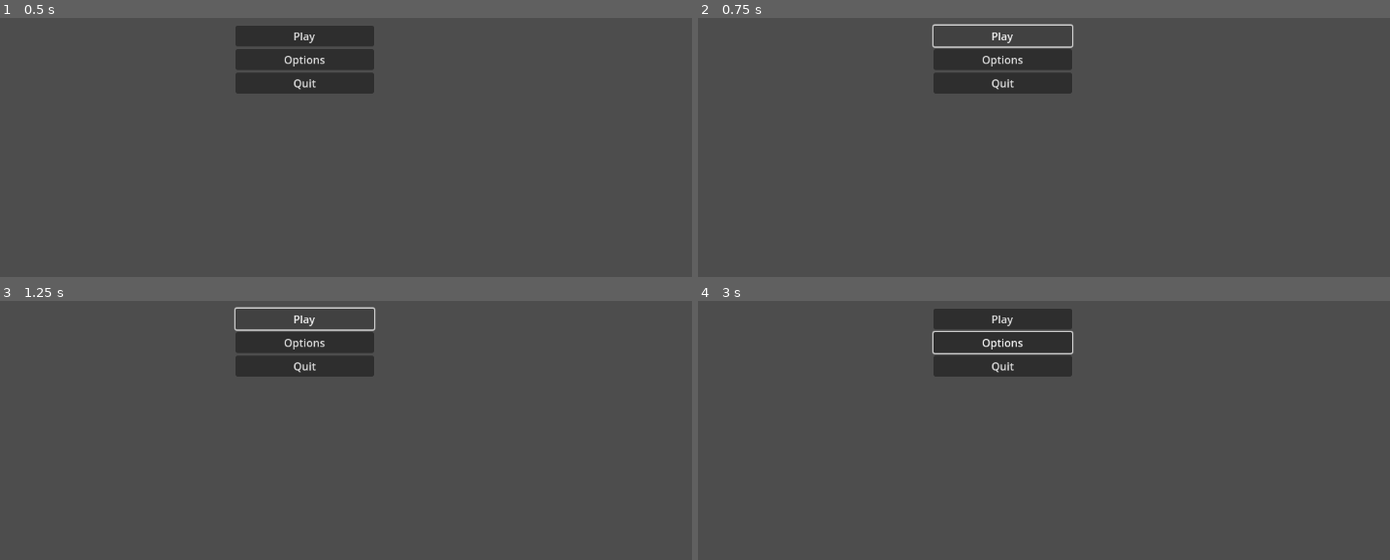
Above: before the commit, frames 1-4 (two rows, left to right).
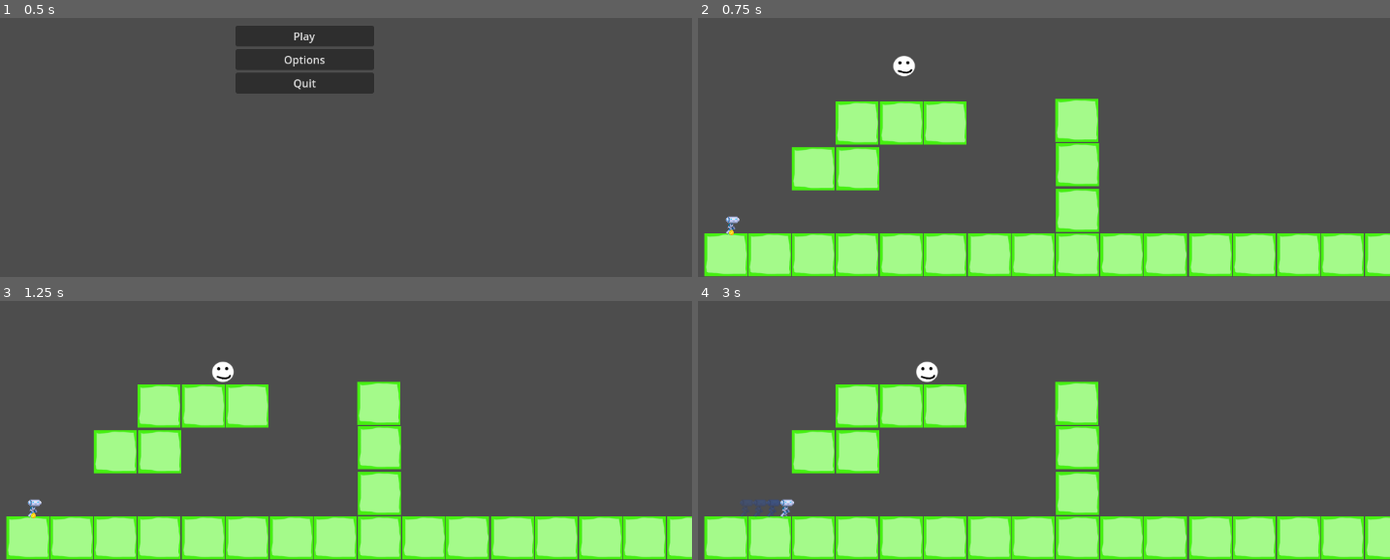
Above: after the commit, the same moments.

Repository: Slabity/LudumDare53
Game: Godot game, scene res://src/scenes/main_scene.tscn
Same seed, same stepped clock (60 frames per second), same inputs: the game is played once before the commit and once after it.
Inputs (mouse positions are in pixels of both pictures, inside the frame that each line leads up to):
- Up to frame 1 (0.5 s): no input
- Up to frame 2 (0.75 s): click "Play" at 0.5 s
- Up to frame 3 (1.25 s): no input
- Up to frame 4 (3 s): click (1002, 319) at 1.25 s, where only the run before the commit has a clickable "Play"; click (1002, 342) at 2 s, where only the run before the commit has a clickable "Options"; move the mouse to (1175, 321) at 2.77 s; hold Right (ui_right) from 2.78 s (still down); tap K (dash) at 2.85 s; click (1175, 321) at 2.92 s

Frame 1 is identical in both runs. In frame 2, 29% of the frame differs, in the area x 0-100%, y 2-100%; in frame 3, 29%; in frame 4, 30%.

Commit message:
Fixed merge conflicts
Fixed the merge conflicts from merging in main. Added a scene change to main level when the start button is pressed.

Diff:
--- a/project.godot
+++ b/project.godot
@@ -13,6 +13,10 @@
 config/name="Ludum Dare 53"
 run/main_scene="res://src/scenes/main_scene.tscn"
 config/features=PackedStringArray("4.0", "Forward Plus")
+
+[editor_plugins]
+
+enabled=PackedStringArray("res://addons/gut/plugin.cfg")
 
 [input]
 
--- a/src/prefabs/enemy.tscn
+++ b/src/prefabs/enemy.tscn
@@ -1,6 +1,6 @@
-[gd_scene load_steps=7 format=3 uid="uid://2to2pbrnshnv"]
+[gd_scene load_steps=7 format=3 uid="uid://cafbwyuj8ejjv"]
 
-[ext_resource type="Script" path="res://src/scene/EnemyScript.gd" id="1_rtfle"]
+[ext_resource type="Script" path="res://src/scenes/EnemyScript.gd" id="1_ngbc5"]
 [ext_resource type="Texture2D" uid="uid://c53wfj2taeg30" path="res://src/sprites/PlaceholderOfSuffering.png" id="2_0wa05"]
 [ext_resource type="Texture2D" uid="uid://bcurr3wnau6e6" path="res://src/sprites/TreasureChestSpriteScuffed.png" id="3_c8331"]
 
@@ -14,7 +14,7 @@
 
 [node name="Enemy" type="CharacterBody2D"]
 position = Vector2(605, 560)
-script = ExtResource("1_rtfle")
+script = ExtResource("1_ngbc5")
 
 [node name="EnemyBody" type="Sprite2D" parent="."]
 scale = Vector2(0.64, 0.6)
--- a/src/scene/main_level.tscn
+++ /dev/null
@@ -1,87 +0,0 @@
-[gd_scene load_steps=4 format=3 uid="uid://smxbjbahhmou"]
-
-[ext_resource type="PackedScene" uid="uid://b74csm0kdko4a" path="res://src/player/player.tscn" id="2_n5a7s"]
-[ext_resource type="PackedScene" uid="uid://gejo2gh12gf4" path="res://src/prefabs/floor_tile.tscn" id="2_n8fqs"]
-[ext_resource type="PackedScene" uid="uid://2to2pbrnshnv" path="res://src/prefabs/enemy.tscn" id="3_v5lvt"]
-
-[node name="MainLevel" type="Node2D"]
-
-[node name="TerrainHolder" type="Node2D" parent="."]
-
-[node name="Floor2" parent="TerrainHolder" instance=ExtResource("2_n8fqs")]
-position = Vector2(164, 615)
-
-[node name="Floor3" parent="TerrainHolder" instance=ExtResource("2_n8fqs")]
-position = Vector2(229, 615)
-
-[node name="Floor4" parent="TerrainHolder" instance=ExtResource("2_n8fqs")]
-position = Vector2(294, 615)
-
-[node name="Floor5" parent="TerrainHolder" instance=ExtResource("2_n8fqs")]
-position = Vector2(359, 615)
-
-[node name="Floor6" parent="TerrainHolder" instance=ExtResource("2_n8fqs")]
-position = Vector2(425, 615)
-
-[node name="Floor7" parent="TerrainHolder" instance=ExtResource("2_n8fqs")]
-position = Vector2(490, 615)
-
-[node name="Floor8" parent="TerrainHolder" instance=ExtResource("2_n8fqs")]
-position = Vector2(556, 615)
-
-[node name="Floor9" parent="TerrainHolder" instance=ExtResource("2_n8fqs")]
-position = Vector2(621, 615)
-
-[node name="Floor10" parent="TerrainHolder" instance=ExtResource("2_n8fqs")]
-position = Vector2(687, 615)
-
-[node name="Floor11" parent="TerrainHolder" instance=ExtResource("2_n8fqs")]
-position = Vector2(753, 615)
-
-[node name="Floor12" parent="TerrainHolder" instance=ExtResource("2_n8fqs")]
-position = Vector2(818, 615)
-
-[node name="Floor13" parent="TerrainHolder" instance=ExtResource("2_n8fqs")]
-position = Vector2(885, 615)
-
-[node name="Floor14" parent="TerrainHolder" instance=ExtResource("2_n8fqs")]
-position = Vector2(950, 615)
-
-[node name="Floor15" parent="TerrainHolder" instance=ExtResource("2_n8fqs")]
-position = Vector2(1016, 615)
-
-[node name="Floor16" parent="TerrainHolder" instance=ExtResource("2_n8fqs")]
-position = Vector2(1081, 615)
-
-[node name="Floor17" parent="TerrainHolder" instance=ExtResource("2_n8fqs")]
-position = Vector2(1147, 615)
-
-[node name="Floor18" parent="TerrainHolder" instance=ExtResource("2_n8fqs")]
-position = Vector2(490, 419)
-
-[node name="Floor19" parent="TerrainHolder" instance=ExtResource("2_n8fqs")]
-position = Vector2(425, 419)
-
-[node name="Floor20" parent="TerrainHolder" instance=ExtResource("2_n8fqs")]
-position = Vector2(359, 419)
-
-[node name="Floor21" parent="TerrainHolder" instance=ExtResource("2_n8fqs")]
-position = Vector2(360, 487)
-
-[node name="Floor22" parent="TerrainHolder" instance=ExtResource("2_n8fqs")]
-position = Vector2(294, 487)
-
-[node name="Floor23" parent="TerrainHolder" instance=ExtResource("2_n8fqs")]
-position = Vector2(687, 549)
-
-[node name="Floor24" parent="TerrainHolder" instance=ExtResource("2_n8fqs")]
-position = Vector2(687, 481)
-
-[node name="Floor25" parent="TerrainHolder" instance=ExtResource("2_n8fqs")]
-position = Vector2(686, 415)
-
-[node name="Player" parent="." groups=["Player"] instance=ExtResource("2_n5a7s")]
-position = Vector2(173, 557)
-
-[node name="Enemy2" parent="." instance=ExtResource("3_v5lvt")]
-position = Vector2(421, 319)
--- /dev/null
+++ b/src/scenes/main_level.tscn
@@ -0,0 +1,87 @@
+[gd_scene load_steps=4 format=3 uid="uid://smxbjbahhmou"]
+
+[ext_resource type="PackedScene" uid="uid://gejo2gh12gf4" path="res://src/prefabs/floor_tile.tscn" id="1_3gqlt"]
+[ext_resource type="PackedScene" uid="uid://b74csm0kdko4a" path="res://src/scenes/player/player.tscn" id="2_j30vr"]
+[ext_resource type="PackedScene" uid="uid://cafbwyuj8ejjv" path="res://src/prefabs/enemy.tscn" id="3_tf5hu"]
+
+[node name="MainLevel" type="Node2D"]
+
+[node name="TerrainHolder" type="Node2D" parent="."]
+
+[node name="Floor2" parent="TerrainHolder" instance=ExtResource("1_3gqlt")]
+position = Vector2(164, 615)
+
+[node name="Floor3" parent="TerrainHolder" instance=ExtResource("1_3gqlt")]
+position = Vector2(229, 615)
+
+[node name="Floor4" parent="TerrainHolder" instance=ExtResource("1_3gqlt")]
+position = Vector2(294, 615)
+
+[node name="Floor5" parent="TerrainHolder" instance=ExtResource("1_3gqlt")]
+position = Vector2(359, 615)
+
+[node name="Floor6" parent="TerrainHolder" instance=ExtResource("1_3gqlt")]
+position = Vector2(425, 615)
+
+[node name="Floor7" parent="TerrainHolder" instance=ExtResource("1_3gqlt")]
+position = Vector2(490, 615)
+
+[node name="Floor8" parent="TerrainHolder" instance=ExtResource("1_3gqlt")]
+position = Vector2(556, 615)
+
+[node name="Floor9" parent="TerrainHolder" instance=ExtResource("1_3gqlt")]
+position = Vector2(621, 615)
+
+[node name="Floor10" parent="TerrainHolder" instance=ExtResource("1_3gqlt")]
+position = Vector2(687, 615)
+
+[node name="Floor11" parent="TerrainHolder" instance=ExtResource("1_3gqlt")]
+position = Vector2(753, 615)
+
+[node name="Floor12" parent="TerrainHolder" instance=ExtResource("1_3gqlt")]
+position = Vector2(818, 615)
+
+[node name="Floor13" parent="TerrainHolder" instance=ExtResource("1_3gqlt")]
+position = Vector2(885, 615)
+
+[node name="Floor14" parent="TerrainHolder" instance=ExtResource("1_3gqlt")]
+position = Vector2(950, 615)
+
+[node name="Floor15" parent="TerrainHolder" instance=ExtResource("1_3gqlt")]
+position = Vector2(1016, 615)
+
+[node name="Floor16" parent="TerrainHolder" instance=ExtResource("1_3gqlt")]
+position = Vector2(1081, 615)
+
+[node name="Floor17" parent="TerrainHolder" instance=ExtResource("1_3gqlt")]
+position = Vector2(1147, 615)
+
+[node name="Floor18" parent="TerrainHolder" instance=ExtResource("1_3gqlt")]
+position = Vector2(490, 419)
+
+[node name="Floor19" parent="TerrainHolder" instance=ExtResource("1_3gqlt")]
+position = Vector2(425, 419)
+
+[node name="Floor20" parent="TerrainHolder" instance=ExtResource("1_3gqlt")]
+position = Vector2(359, 419)
+
+[node name="Floor21" parent="TerrainHolder" instance=ExtResource("1_3gqlt")]
+position = Vector2(360, 487)
+
+[node name="Floor22" parent="TerrainHolder" instance=ExtResource("1_3gqlt")]
+position = Vector2(294, 487)
+
+[node name="Floor23" parent="TerrainHolder" instance=ExtResource("1_3gqlt")]
+position = Vector2(687, 549)
+
+[node name="Floor24" parent="TerrainHolder" instance=ExtResource("1_3gqlt")]
+position = Vector2(687, 481)
+
+[node name="Floor25" parent="TerrainHolder" instance=ExtResource("1_3gqlt")]
+position = Vector2(686, 415)
+
+[node name="Player" parent="." groups=["Player"] instance=ExtResource("2_j30vr")]
+position = Vector2(173, 557)
+
+[node name="Enemy2" parent="." instance=ExtResource("3_tf5hu")]
+position = Vector2(421, 319)
--- a/src/scenes/menus/main_menu.gd
+++ b/src/scenes/menus/main_menu.gd
@@ -12,7 +12,7 @@
 
 
 func _on_play_button_pressed():
-	print("TODO: PlayButton pressed()")
+	get_tree().change_scene_to_file("res://src/scenes/main_level.tscn")
 
 
 func _on_options_button_pressed():
Renamed: src/scene/EnemyScript.gd -> src/scenes/EnemyScript.gd
Not shown, changed: src/sprites/ALogoOfAllTime.png.import
Not shown, changed: src/sprites/GrassBlockPlaceholder.png.import
Not shown, changed: src/sprites/PlaceholderOfSuffering.png.import
